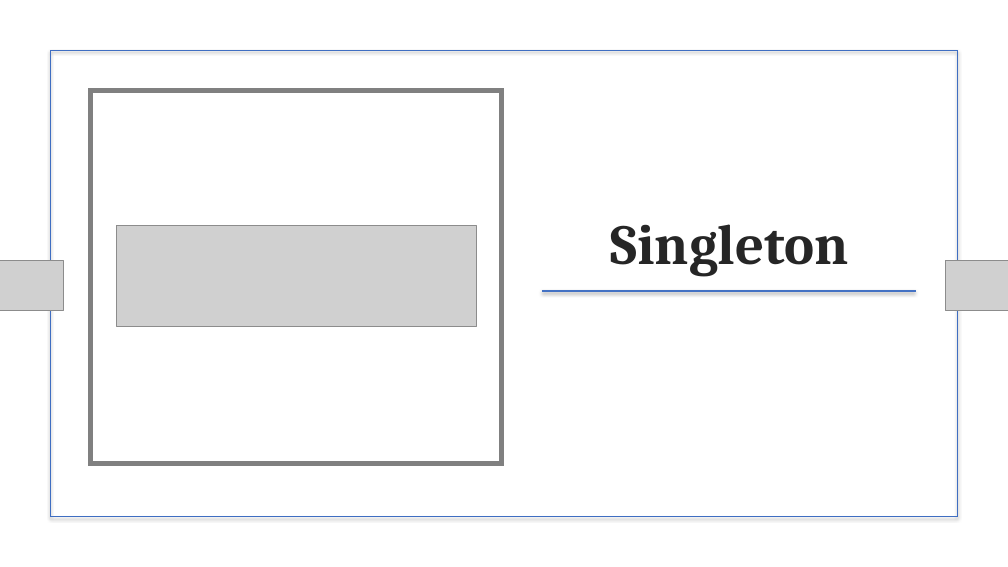
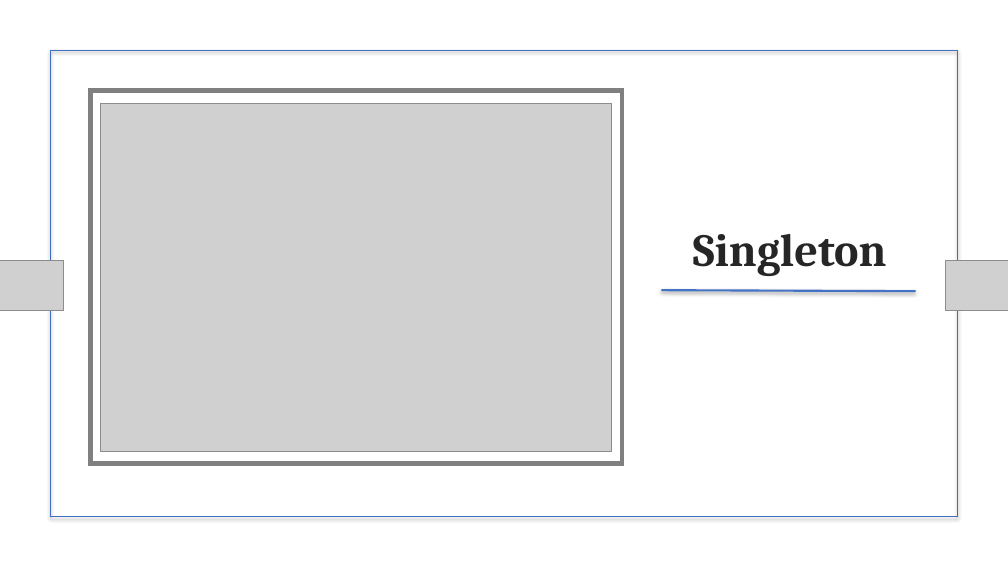
Before and after one commit to zeintaha/ICT-SEP2, a slide deck: slide 12 of SDJ2 Assignment Group 4 - VIA Engineering/SDJ Assignment 1 Presentation.pptx. Drawn at 1008x567 pixels with LibreOffice and Linux fonts; fonts in the diff are those of the drawing; grey boxes stand for pictures; background and template pictures are left out. Boxes give left, top, right and bottom in pixels: in the first picture for what was removed or moved away, otherwise in the second. Text is boxed around its words. In the diff, an @@ line names an element or a change of style, - is before the commit and + after.

```diff
--- a/SDJ2 Assignment Group 4 - VIA Engineering/SDJ Assignment 1 Presentation.pptx
+++ b/SDJ2 Assignment Group 4 - VIA Engineering/SDJ Assignment 1 Presentation.pptx
@@ title "Singleton": place and size @@
-title "Singleton" at box(611, 224, 849, 277)
+title "Singleton" at box(693, 234, 887, 276)
@@ title "Singleton" at box(693, 234, 887, 276): size 54 to 44 pt @@
@@ rectangle: place and size @@
-rectangle at box(90, 90, 501, 464)
+rectangle at box(90, 90, 622, 464)
@@ picture added at box(101, 104, 611, 452) @@
@@ picture removed at box(116, 226, 476, 327) @@
@@ line moved from (542, 291) - (916, 291) to (662, 290) - (916, 291) @@
```
Also in this commit, not shown: 5 other slides changed, 1 slide added, 1 slide removed, 35 other files.
